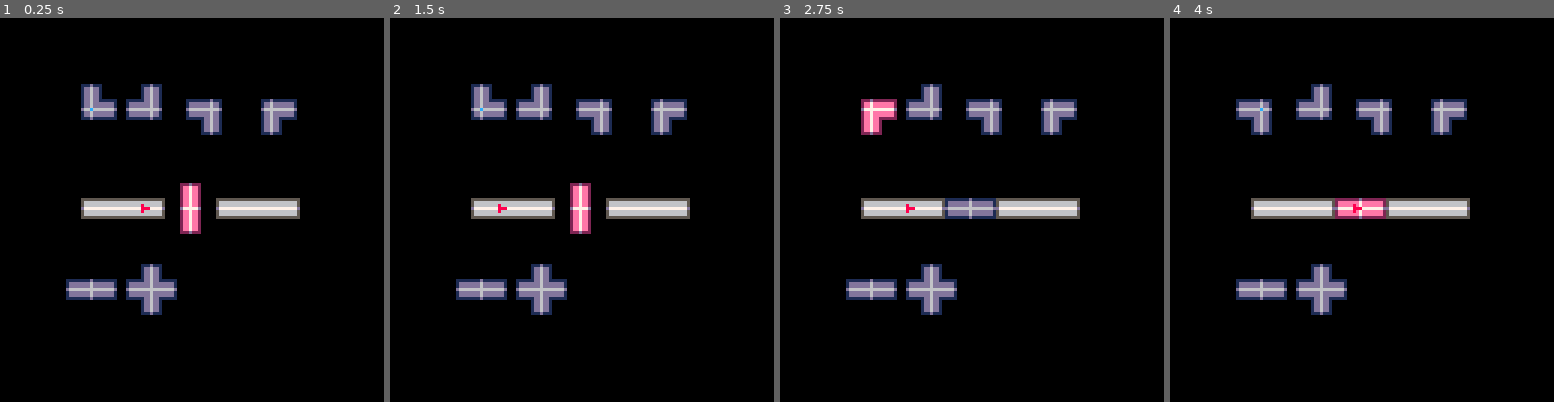
Above: before the commit, frames 1-4 (left to right).
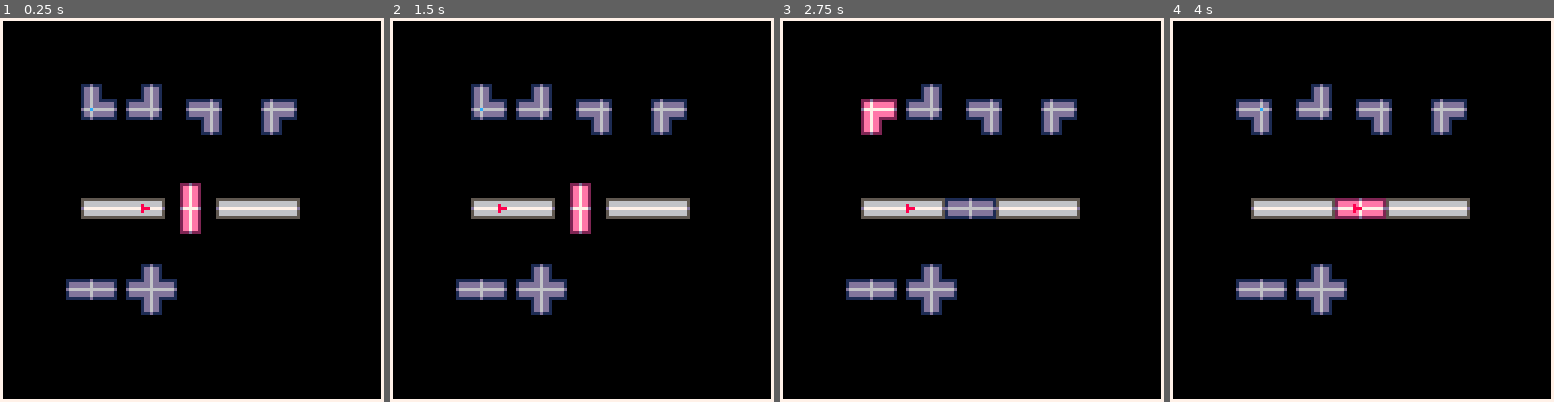
Above: after the commit, the same moments.

Repository: kreludan/rotatoes
Game: PICO-8 cartridge rotatoes.p8
Same seed, same stepped clock (60 frames per second), same inputs: the game is played once before the commit and once after it.
Inputs:
- Up to frame 1 (0.25 s): no input
- Up to frame 2 (1.5 s): no input
- Up to frame 3 (2.75 s): hold Right 1.6-2.1 s; hold Up 2.15-2.42 s; hold Right from 2.47 s (still down)
- Up to frame 4 (4 s): release Right at 3.03 s; hold Left 3.08-3.58 s; hold Down 3.63-3.97 s

The runs differ from the first frame. In frame 1, 3.1% of the frame differs, in the area x 0-100%, y 0-100%; in frame 2, 3.1%; in frame 3, 3.1%; in frame 4, 3.1%.

Commit message:
Some cleanup

Diff:
--- a/rotatoes.p8
+++ b/rotatoes.p8
@@ -175,11 +175,10 @@
   end
 
   --_debug_drawwaypoints()
-  _debuglogs()
 end
 
 function _draw_ui_elements()
-  --rect(0, 0, 127, 127, 7)
+  rect(0, 0, 127, 127, 7)
 end
 
 function _debug_drawwaypoints()
@@ -190,28 +189,6 @@
       waypoints[i].draw_waypoint.y, 12
     )
   end--]]
-end
-
-
-function _debuglogs()
---[[
-  --print(controlled_tile)
- for i=1,count(rotators_to_draw) do
-  print(rotators_to_draw[i].rotating)
-  print(rotators_to_draw[i].thetacounter)
-  print(rotators_to_draw[i].rotatedir)
- end
-
- ox=rotators_to_draw[2].center_x
- oy=rotators_to_draw[2].center_y
- print(""..ox.." "..oy.."")
- a1=rotators_to_draw[2].draw_points[1].x
- b1=rotators_to_draw[2].draw_points[1].y
- a2=rotators_to_draw[2].draw_points[1].x0
- b2=rotators_to_draw[2].draw_points[1].y0
- print(""..a1.." "..b1.."")
- print(""..a2.." "..b2.."")
- --]]
 end
 -->8
 --tiles
--- a/src/0.global.lua
+++ b/src/0.global.lua
@@ -171,11 +171,10 @@
   end
 
   --_debug_drawwaypoints()
-  _debuglogs()
 end
 
 function _draw_ui_elements()
-  --rect(0, 0, 127, 127, 7)
+  rect(0, 0, 127, 127, 7)
 end
 
 function _debug_drawwaypoints()
@@ -187,25 +186,3 @@
     )
   end--]]
 end
-
-
-function _debuglogs()
---[[
-  --print(controlled_tile)
- for i=1,count(rotators_to_draw) do
-  print(rotators_to_draw[i].rotating)
-  print(rotators_to_draw[i].thetacounter)
-  print(rotators_to_draw[i].rotatedir)
- end
-
- ox=rotators_to_draw[2].center_x
- oy=rotators_to_draw[2].center_y
- print(""..ox.." "..oy.."")
- a1=rotators_to_draw[2].draw_points[1].x
- b1=rotators_to_draw[2].draw_points[1].y
- a2=rotators_to_draw[2].draw_points[1].x0
- b2=rotators_to_draw[2].draw_points[1].y0
- print(""..a1.." "..b1.."")
- print(""..a2.." "..b2.."")
- --]]
-end
